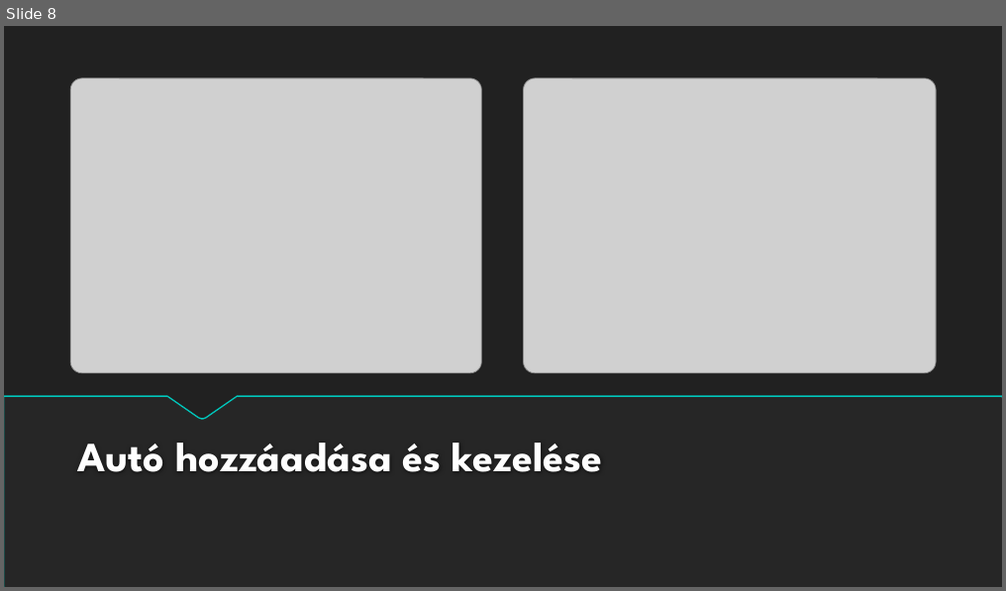
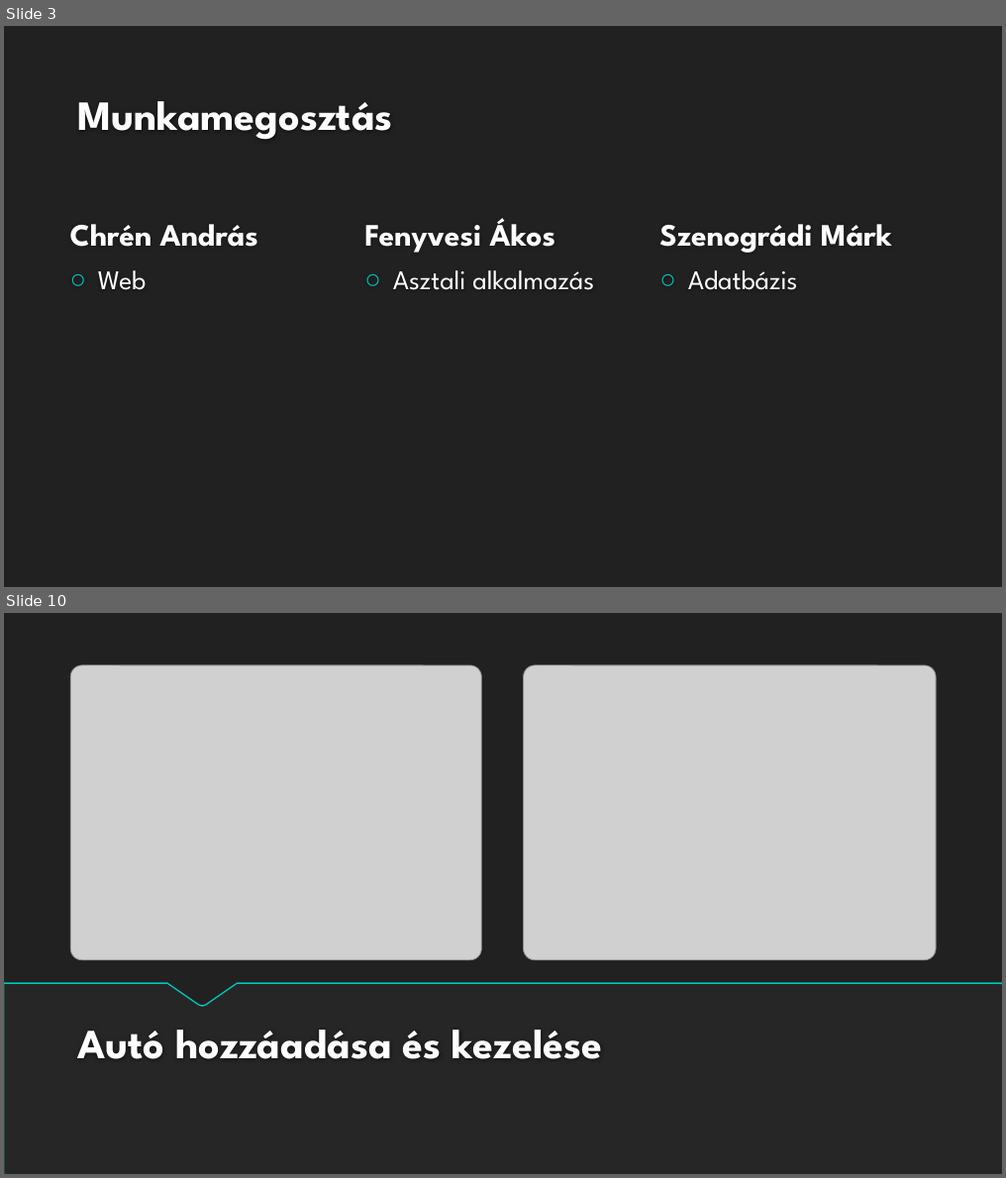
Before and after one commit to Andris2579/automuhely, a slide deck: Autóműhely.pptx. Shown one above the other, each under a label of ours: slide 8 before the commit, slides 3 and 10 after it; the slides between them are not shown. The pictures are 1006x591 and 1006x1178 pixels, drawn with LibreOffice and Linux fonts; fonts in the diff are those of the drawing; grey boxes stand for pictures; background and template pictures are left out. Boxes give left, top, right and bottom in pixels: in the first picture for what was removed or moved away, otherwise in the second. Text is boxed around its words. In the diff, an @@ line names an element or a change of style, - is before the commit and + after.

```diff
--- a/Autóműhely.pptx
+++ b/Autóműhely.pptx
@@ slide 3 added at [4, 26, 1002, 587], background #212121 @@
@@ title added at [78, 101, 393, 139], 40 pt, text #FEFEFE, bold @@
+Munkamegosztás
@@ text added at [70, 224, 258, 290], 30 pt, text #FFFFFF, bold @@
+Chrén András
+○ Web
@@ text added at [364, 218, 594, 290], 26 pt, text #FFFFFF @@
+Fenyvesi Ákos
+○ Asztali alkalmazás
@@ text added at [659, 224, 892, 290], 30 pt, text #FFFFFF, bold @@
+Szenográdi Márk
+○ Adatbázis
@@ what was slide 8 is now slide 10 @@
```
Also in this commit, not shown: 10 slides changed, 8 other slides added, 4 slides removed.
